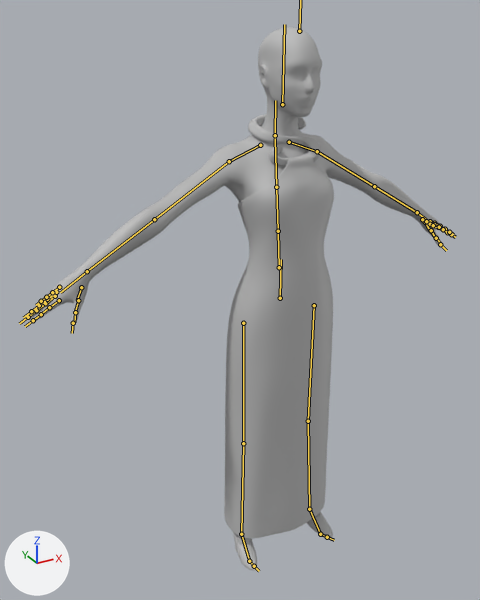
What one commit did to the FBX model Assets/Models/mr_int_f_bella/mr_int_f_bella_pose.fbx.
Before and after are seen from a 50 mm camera at (-1.075, -1.677, 1.851) aimed at (-0.098, 0.1, 0.963). Arrows for +X, +Y and +Z are at lower left; the lights stay in place. Both versions are drawn at the pose saved in each file; the numbers are the values there. The bones that bend it are drawn over the model as lines.

Names of what the first picture shows: 'body', 'dress', 'heel', 'neck_metal'.
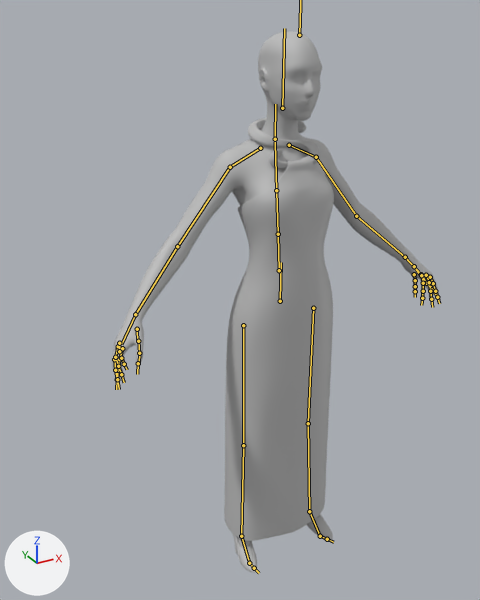
Boxes [x1, y1, x2, y2] around the edits, measured in the pictures (480 x 600 px):
'dress', posed
    before: [224, 153, 334, 539]
    after: [224, 157, 334, 541]
'body', posed (23% narrower)
    before: [28, 27, 452, 545]
    after: [112, 31, 439, 547]
'neck_metal', posed
    before: [248, 114, 320, 165]
    after: [248, 117, 320, 169]
'heel', posed
    before: [232, 511, 333, 571]
    after: [232, 513, 333, 573]
bone 'mixamorig:Hips', root to tip
    before: (280, 298) to (281, 259)
    after: (280, 301) to (281, 262)
bone 'mixamorig:LeftShoulder', root to tip
    before: (289, 142) to (317, 151)
    after: (289, 145) to (316, 157)
bone 'mixamorig:LeftArm', root to tip
    before: (317, 151) to (374, 186)
    after: (316, 157) to (356, 216)
bone 'mixamorig:LeftForeArm', root to tip
    before: (374, 186) to (417, 212)
    after: (356, 216) to (405, 257)
bone 'mixamorig:LeftHand', root to tip
    before: (417, 212) to (430, 222)
    after: (405, 257) to (421, 274)
bone 'mixamorig:LeftHandThumb1', root to tip
    before: (425, 222) to (430, 230)
    after: (414, 266) to (420, 275)
bone 'mixamorig:LeftHandThumb3', root to tip
    before: (436, 238) to (441, 244)
    after: (426, 283) to (433, 289)
bone 'mixamorig:LeftHandIndex1', root to tip
    before: (438, 227) to (443, 229)
    after: (430, 277) to (433, 283)
bone 'mixamorig:LeftHandIndex3', root to tip
    before: (447, 232) to (451, 234)
    after: (435, 291) to (437, 297)
bone 'mixamorig:LeftHandMiddle1', root to tip
    before: (434, 223) to (440, 226)
    after: (426, 275) to (429, 282)
bone 'mixamorig:LeftHandMiddle2', root to tip
    before: (440, 226) to (444, 229)
    after: (429, 282) to (430, 291)
bone 'mixamorig:LeftHandRing1', root to tip
    before: (430, 221) to (435, 224)
    after: (421, 275) to (423, 283)
bone 'mixamorig:LeftHandRing2', root to tip
    before: (434, 224) to (439, 227)
    after: (423, 283) to (423, 291)
bone 'mixamorig:LeftHandPinky1', root to tip
    before: (422, 219) to (427, 222)
    after: (414, 274) to (415, 280)
bone 'mixamorig:LeftHandPinky2', root to tip
    before: (426, 221) to (430, 223)
    after: (415, 280) to (415, 286)
bone 'mixamorig:RightShoulder', root to tip
    before: (260, 145) to (229, 161)
    after: (260, 148) to (230, 167)
bone 'mixamorig:RightArm', root to tip
    before: (229, 161) to (154, 219)
    after: (230, 167) to (177, 246)
bone 'mixamorig:RightForeArm', root to tip
    before: (154, 219) to (87, 271)
    after: (177, 246) to (135, 314)
bone 'mixamorig:RightHand', root to tip
    before: (87, 271) to (60, 292)
    after: (135, 314) to (121, 344)
bone 'mixamorig:RightHandThumb2', root to tip
    before: (78, 300) to (75, 312)
    after: (138, 341) to (139, 353)
bone 'mixamorig:RightHandThumb3', root to tip
    before: (75, 312) to (74, 322)
    after: (139, 353) to (139, 363)
bone 'mixamorig:RightHandIndex1', root to tip
    before: (59, 300) to (49, 307)
    after: (122, 348) to (119, 359)
bone 'mixamorig:RightHandIndex3', root to tip
    before: (41, 314) to (33, 320)
    after: (118, 370) to (117, 379)
bone 'mixamorig:RightHandMiddle1', root to tip
    before: (55, 296) to (45, 304)
    after: (118, 348) to (114, 359)
bone 'mixamorig:RightHandMiddle2', root to tip
    before: (45, 303) to (36, 310)
    after: (114, 359) to (115, 370)
bone 'mixamorig:RightHandRing1', root to tip
    before: (56, 292) to (47, 299)
    after: (118, 346) to (115, 357)
bone 'mixamorig:RightHandRing2', root to tip
    before: (47, 299) to (39, 305)
    after: (115, 357) to (118, 366)
bone 'mixamorig:RightHandPinky1', root to tip
    before: (59, 287) to (52, 292)
    after: (119, 343) to (119, 351)
bone 'mixamorig:RightHandPinky2', root to tip
    before: (52, 292) to (46, 297)
    after: (119, 351) to (121, 358)

What the commit changed:
Bone 'mixamorig:Hips' (bone_mixamorig_hips) moves from (0.0, 0.9, -0.7) to (0.0, -0.1, -0.7).
Bone 'mixamorig:LeftShoulder' (bone_mixamorig_leftshoulder) turns from (-3, 0, 0) to (0, 0, 0) degrees about its own x, y and z.
Bone 'mixamorig:LeftArm' (bone_mixamorig_leftarm) turns from (-17, 0, 0) to (0, 0, 0) degrees about its own x, y and z.
Bone 'mixamorig:LeftForeArm' (bone_mixamorig_leftforearm) turns from (8, 1, -18) to (0, 0, 0) degrees about its own x, y and z.
Bone 'mixamorig:LeftHand' (bone_mixamorig_lefthand) turns from (-5, 17, -7) to (0, 0, 0) degrees about its own x, y and z.
Bone 'mixamorig:LeftHandThumb1' (bone_mixamorig_lefthandthumb1) turns from (5, 1, 4) to (0, 0, 0) degrees about its own x, y and z.
Bone 'mixamorig:LeftHandThumb3' (bone_mixamorig_lefthandthumb3) turns from (14, -7, 19) to (0, 0, 0) degrees about its own x, y and z.
Bone 'mixamorig:LeftHandIndex1' (bone_mixamorig_lefthandindex1) turns from (-14, 2, 17) to (0, 0, 0) degrees about its own x, y and z.
Bone 'mixamorig:LeftHandIndex3' (bone_mixamorig_lefthandindex3) turns from (-3, 0, -1) to (0, 0, 0) degrees about its own x, y and z.
Bone 'mixamorig:LeftHandMiddle1' (bone_mixamorig_lefthandmiddle1) turns from (-11, 3, 22) to (0, 0, 0) degrees about its own x, y and z.
Bone 'mixamorig:LeftHandMiddle2' (bone_mixamorig_lefthandmiddle2) turns from (-22, -1, -4) to (0, 0, 0) degrees about its own x, y and z.
Bone 'mixamorig:LeftHandRing1' (bone_mixamorig_lefthandring1) turns from (-19, 6, 26) to (0, 0, 0) degrees about its own x, y and z.
Bone 'mixamorig:LeftHandRing2' (bone_mixamorig_lefthandring2) turns from (-26, -1, -4) to (0, 0, 0) degrees about its own x, y and z.
Bone 'mixamorig:LeftHandPinky1' (bone_mixamorig_lefthandpinky1) turns from (-24, 6, 24) to (0, 0, 0) degrees about its own x, y and z.
Bone 'mixamorig:LeftHandPinky2' (bone_mixamorig_lefthandpinky2) turns from (-23, -2, -4) to (0, 0, 0) degrees about its own x, y and z.
Bone 'mixamorig:RightShoulder' (bone_mixamorig_rightshoulder) turns from (-3, 0, 0) to (0, 0, 0) degrees about its own x, y and z.
Bone 'mixamorig:RightArm' (bone_mixamorig_rightarm) turns from (-17, 0, 0) to (0, 0, 0) degrees about its own x, y and z.
Bone 'mixamorig:RightForeArm' (bone_mixamorig_rightforearm) turns from (8, -1, 18) to (0, 0, 0) degrees about its own x, y and z.
Bone 'mixamorig:RightHand' (bone_mixamorig_righthand) turns from (-5, -17, 6) to (0, 0, 0) degrees about its own x, y and z.
Bone 'mixamorig:RightHandThumb2' (bone_mixamorig_righthandthumb2) turns from (-2, 0, -10) to (0, 0, 0) degrees about its own x, y and z.
Bone 'mixamorig:RightHandThumb3' (bone_mixamorig_righthandthumb3) turns from (6, 3, -19) to (0, 0, 0) degrees about its own x, y and z.
Bone 'mixamorig:RightHandIndex1' (bone_mixamorig_righthandindex1) turns from (-14, -2, -17) to (0, 0, 0) degrees about its own x, y and z.
Bone 'mixamorig:RightHandIndex3' (bone_mixamorig_righthandindex3) turns from (-5, 0, 1) to (0, 0, 0) degrees about its own x, y and z.
Bone 'mixamorig:RightHandMiddle1' (bone_mixamorig_righthandmiddle1) turns from (-14, -4, -24) to (0, 0, 0) degrees about its own x, y and z.
Bone 'mixamorig:RightHandMiddle2' (bone_mixamorig_righthandmiddle2) turns from (-21, 1, 4) to (0, 0, 0) degrees about its own x, y and z.
Bone 'mixamorig:RightHandRing1' (bone_mixamorig_righthandring1) turns from (-16, -5, -26) to (0, 0, 0) degrees about its own x, y and z.
Bone 'mixamorig:RightHandRing2' (bone_mixamorig_righthandring2) turns from (-31, 2, 4) to (0, 0, 0) degrees about its own x, y and z.
Bone 'mixamorig:RightHandPinky1' (bone_mixamorig_righthandpinky1) turns from (-29, -7, -23) to (0, 0, 0) degrees about its own x, y and z.
Bone 'mixamorig:RightHandPinky2' (bone_mixamorig_righthandpinky2) turns from (-17, 1, 3) to (0, 0, 0) degrees about its own x, y and z.
